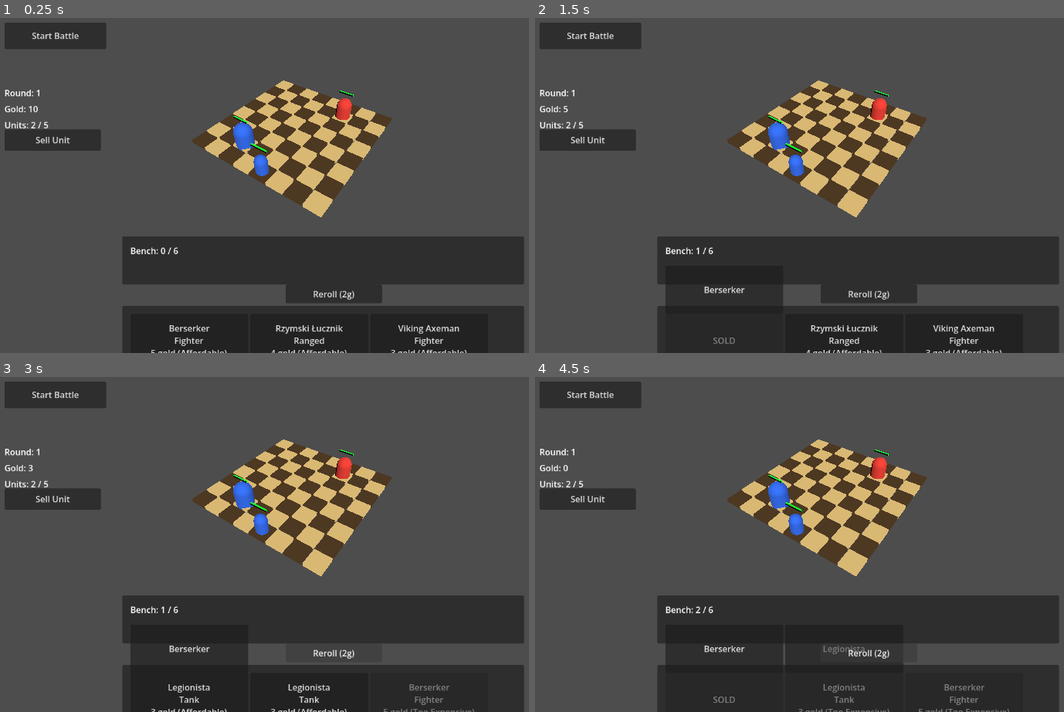
Above: before the commit, frames 1-4 (two rows, left to right).
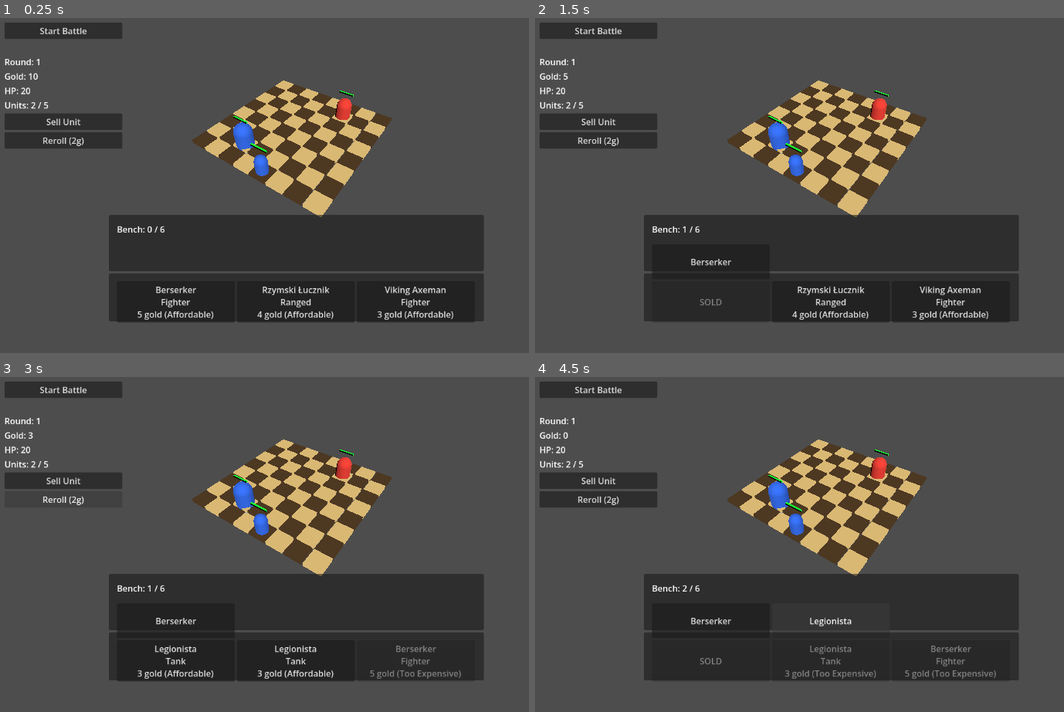
Above: after the commit, the same moments.

Repository: janmgryka-bit/warmarket
Game: Godot game, scene res://scenes/Main.tscn
Same seed, same stepped clock (60 frames per second), same inputs: the game is played once before the commit and once after it.
Inputs:
- Up to frame 1 (0.25 s): no input
- Up to frame 2 (1.5 s): click "Sell Unit" at 0.5 s; click "Berserker Fighter 5 gold (Aff…" at 1.25 s
- Up to frame 3 (3 s): click "Berserker" at 2 s; click "Reroll (2g)" at 2.75 s
- Up to frame 4 (4.5 s): click "Legionista Tank 3 gold (Affor…" at 3.5 s; click "Legionista" at 4.25 s

The runs differ from the first frame. In frame 1, 21% of the frame differs, in the area x 0-99%, y 1-100%; in frame 2, 19%; in frame 3, 20%; in frame 4, 19%.

Commit message:
Stabilize container-based UI layout

Diff:
--- a/godot_project/war-market/scenes/Main.tscn
+++ b/godot_project/war-market/scenes/Main.tscn
@@ -28,95 +28,92 @@
 
 [node name="UI" type="CanvasLayer" parent="." unique_id=390280858]
 
-[node name="StartBattleButton" type="Button" parent="UI" unique_id=1115291842]
+[node name="HudContainer" type="VBoxContainer" parent="UI" unique_id=390280859]
 offset_left = 30.0
 offset_top = 30.0
-offset_right = 220.0
-offset_bottom = 80.0
+offset_right = 250.0
+offset_bottom = 400.0
+custom_minimum_size = Vector2(220, 0)
+
+[node name="StartBattleButton" type="Button" parent="UI/HudContainer" unique_id=1115291842]
+layout_mode = 2
 text = "Start Battle"
 
-[node name="RoundResultLabel" type="Label" parent="UI" unique_id=1876565823]
-offset_left = 300.0
-offset_top = 30.0
-offset_right = 700.0
-offset_bottom = 110.0
+[node name="RoundResultLabel" type="Label" parent="UI/HudContainer" unique_id=1876565823]
+layout_mode = 2
+text = "Round Result"
 
-[node name="RoundLabel" type="Label" parent="UI" unique_id=1876565824]
-offset_left = 30.0
-offset_top = 150.0
-offset_right = 250.0
-offset_bottom = 180.0
+[node name="RoundLabel" type="Label" parent="UI/HudContainer" unique_id=1876565824]
+layout_mode = 2
 text = "Round: 1"
+
+[node name="GoldLabel" type="Label" parent="UI/HudContainer" unique_id=1612883263]
+layout_mode = 2
+text = "Gold: 10"
+
+[node name="PlayerHealthLabel" type="Label" parent="UI/HudContainer" unique_id=1612883266]
+layout_mode = 2
+text = "HP: 20"
+
+[node name="UnitCapLabel" type="Label" parent="UI/HudContainer" unique_id=1612883265]
+layout_mode = 2
+text = "Units: 0 / 5"
+
+[node name="SellUnitButton" type="Button" parent="UI/HudContainer" unique_id=1612883264]
+layout_mode = 2
+text = "Sell Unit"
+
+[node name="RerollButton" type="Button" parent="UI/HudContainer" unique_id=2048921484]
+layout_mode = 2
+text = "Reroll (2g)"
 
 [node name="RestartRoundButton" type="Button" parent="UI" unique_id=1092564637]
 offset_left = 30.0
-offset_top = 90.0
-offset_right = 210.0
-offset_bottom = 140.0
+offset_top = 95.0
+offset_right = 230.0
+offset_bottom = 145.0
 text = "Next Round"
 
-[node name="GoldLabel" type="Label" parent="UI" unique_id=1612883263]
-offset_left = 30.0
-offset_top = 180.0
-offset_right = 250.0
-offset_bottom = 210.0
-text = "Gold: 10"
+[node name="BottomContainer" type="VBoxContainer" parent="UI" unique_id=390280860]
+offset_left = 225.0
+offset_top = 390.0
+offset_right = 925.0
+offset_bottom = 640.0
+custom_minimum_size = Vector2(700, 250)
+separation = 10
 
-[node name="UnitCapLabel" type="Label" parent="UI" unique_id=1612883265]
-offset_left = 30.0
-offset_top = 210.0
-offset_right = 250.0
-offset_bottom = 240.0
-text = "Units: 0 / 5"
+[node name="BenchPanel" type="Panel" parent="UI/BottomContainer" unique_id=2100000001]
+layout_mode = 2
+custom_minimum_size = Vector2(0, 105)
 
-[node name="SellUnitButton" type="Button" parent="UI" unique_id=1612883264]
-offset_left = 30.0
-offset_top = 230.0
-offset_right = 210.0
-offset_bottom = 270.0
-text = "Sell Unit"
-
-[node name="BenchPanel" type="Panel" parent="UI" unique_id=2100000001]
-offset_left = 250.0
-offset_top = 430.0
-offset_right = 1000.0
-offset_bottom = 520.0
-
-[node name="BenchLabel" type="Label" parent="UI/BenchPanel" unique_id=2100000002]
+[node name="BenchLabel" type="Label" parent="UI/BottomContainer/BenchPanel" unique_id=2100000002]
 offset_left = 15.0
 offset_top = 15.0
-offset_right = 285.0
+offset_right = 305.0
 offset_bottom = 45.0
 text = "Bench: 0 / 6"
 
-[node name="BenchItems" type="HBoxContainer" parent="UI/BenchPanel" unique_id=2100000003]
+[node name="BenchItems" type="HBoxContainer" parent="UI/BottomContainer/BenchPanel" unique_id=2100000003]
 layout_mode = 0
 offset_left = 15.0
 offset_top = 55.0
 offset_right = 735.0
-offset_bottom = 115.0
+offset_bottom = 100.0
+separation = 10
 
-[node name="ShopPanel" type="Panel" parent="UI" unique_id=1612883262]
-offset_left = 250.0
-offset_top = 560.0
-offset_right = 1000.0
-offset_bottom = 690.0
+[node name="ShopPanel" type="Panel" parent="UI/BottomContainer" unique_id=1612883262]
+layout_mode = 2
+custom_minimum_size = Vector2(0, 90)
 
-[node name="ShopItems" type="HBoxContainer" parent="UI/ShopPanel" unique_id=2048921483]
+[node name="ShopItems" type="HBoxContainer" parent="UI/BottomContainer/ShopPanel" unique_id=2048921483]
 layout_mode = 0
 offset_left = 15.0
 offset_top = 15.0
-offset_right = 735.0
-offset_bottom = 115.0
+offset_right = 685.0
+offset_bottom = 80.0
+separation = 10
 
-[node name="RerollButton" type="Button" parent="UI" unique_id=2048921484]
-offset_left = 555.0
-offset_top = 520.0
-offset_right = 735.0
-offset_bottom = 555.0
-text = "Reroll (2g)"
-
-[connection signal="pressed" from="UI/StartBattleButton" to="." method="_on_start_battle_button_pressed"]
+[connection signal="pressed" from="UI/HudContainer/StartBattleButton" to="." method="_on_start_battle_button_pressed"]
 [connection signal="pressed" from="UI/RestartRoundButton" to="." method="_on_restart_round_button_pressed"]
-[connection signal="pressed" from="UI/RerollButton" to="." method="_on_reroll_button_pressed"]
-[connection signal="pressed" from="UI/SellUnitButton" to="." method="_on_sell_unit_button_pressed"]
+[connection signal="pressed" from="UI/HudContainer/RerollButton" to="." method="_on_reroll_button_pressed"]
+[connection signal="pressed" from="UI/HudContainer/SellUnitButton" to="." method="_on_sell_unit_button_pressed"]
--- a/godot_project/war-market/scripts/game.gd
+++ b/godot_project/war-market/scripts/game.gd
@@ -3,17 +3,18 @@
 # References
 @onready var board: Node3D = $Board
 @onready var units_container: Node3D = $Units
-@onready var start_button: Button = $UI/StartBattleButton
+@onready var start_button: Button = $UI/HudContainer/StartBattleButton
 @onready var restart_button: Button = $UI/RestartRoundButton
-@onready var round_result_label: Label = $UI/RoundResultLabel
-@onready var shop_items: HBoxContainer = $UI/ShopPanel/ShopItems
-@onready var gold_label: Label = $UI/GoldLabel
-@onready var round_label: Label = $UI/RoundLabel
-@onready var reroll_button: Button = $UI/RerollButton
-@onready var sell_unit_button: Button = $UI/SellUnitButton
-@onready var unit_cap_label: Label = $UI/UnitCapLabel
-@onready var bench_label: Label = $UI/BenchPanel/BenchLabel
-@onready var bench_items: HBoxContainer = $UI/BenchPanel/BenchItems
+@onready var round_result_label: Label = $UI/HudContainer/RoundResultLabel
+@onready var shop_items: HBoxContainer = $UI/BottomContainer/ShopPanel/ShopItems
+@onready var gold_label: Label = $UI/HudContainer/GoldLabel
+@onready var round_label: Label = $UI/HudContainer/RoundLabel
+@onready var reroll_button: Button = $UI/HudContainer/RerollButton
+@onready var sell_unit_button: Button = $UI/HudContainer/SellUnitButton
+@onready var unit_cap_label: Label = $UI/HudContainer/UnitCapLabel
+@onready var player_health_label: Label = $UI/HudContainer/PlayerHealthLabel
+@onready var bench_label: Label = $UI/BottomContainer/BenchPanel/BenchLabel
+@onready var bench_items: HBoxContainer = $UI/BottomContainer/BenchPanel/BenchItems
 
 # Resources
 var unit_scene: PackedScene = preload("res://units/Unit.tscn")
@@ -50,6 +51,10 @@
 var draw_bonus_gold: int = 1
 var max_player_units: int = 5
 var player_gold: int = starting_gold
+var starting_player_health: int = 20
+var player_health: int = starting_player_health
+var loss_damage: int = 4
+var game_over: bool = false
 var shop_unit_ids: Array[String] = [
 	"roman_legionary",
 	"roman_archer",
@@ -91,6 +96,7 @@
 	restart_button.visible = false
 
 	update_gold_label()
+	update_player_health_label()
 	spawn_test_units()
 	roll_shop_offers()
 	populate_shop()
@@ -300,6 +306,9 @@
 # Battle
 func _on_start_battle_button_pressed() -> void:
 	print("BUTTON CLICKED")
+	if game_over:
+		print("Cannot start battle after game over")
+		return
 	start_battle()
 
 func start_battle() -> void:
@@ -320,7 +329,7 @@
 		unit.start_battle()
 
 func is_preparation_phase() -> bool:
-	return not battle_started and not round_ended
+	return not battle_started and not round_ended and not game_over
 
 func check_round_end() -> void:
 	var player_alive := false
@@ -359,6 +368,13 @@
 	round_result_label.text = result_text
 	restart_button.visible = true
 
+	if result_text == "ENEMY WINS":
+		player_health = max(player_health - loss_damage, 0)
+		update_player_health_label()
+		print("PLAYER TAKES ", loss_damage, " DAMAGE. HP: ", player_health)
+		if player_health <= 0:
+			trigger_game_over()
+
 	var units := get_tree().get_nodes_in_group("units")
 	for unit in units:
 		if is_instance_valid(unit):
@@ -369,6 +385,9 @@
 	restart_round()
 
 func restart_round() -> void:
+	if game_over:
+		print("Cannot restart round after game over")
+		return
 	clear_units()
 
 	battle_started = false
@@ -416,6 +435,24 @@
 	for child in units_container.get_children():
 		child.queue_free()
 
+func update_player_health_label() -> void:
+	player_health_label.text = "HP: %d" % player_health
+
+func trigger_game_over() -> void:
+	game_over = true
+	battle_started = false
+	round_ended = true
+	round_result_label.text = "GAME OVER"
+	restart_button.visible = true
+	clear_all_selection()
+
+	var units := get_tree().get_nodes_in_group("units")
+	for unit in units:
+		if is_instance_valid(unit):
+			unit.stop_battle()
+
+	print("GAME OVER")
+
 # Shop
 func populate_shop() -> void:
 	clear_shop()
@@ -428,7 +465,7 @@
 			continue
 
 		var card := Button.new()
-		card.custom_minimum_size = Vector2(220, 90)
+		card.custom_minimum_size = Vector2(220, 65)
 
 		if i in sold_shop_offer_indices:
 			card.text = "SOLD"
@@ -462,6 +499,9 @@
 		return
 
 	var cost = data["base_price"]
+	if offer_index in sold_shop_offer_indices:
+		print("Shop slot ", offer_index, " is already sold")
+		return
 	if player_gold < cost:
 		print("Cannot afford ", data["name"], ". Need ", cost, " gold, have ", player_gold)
 		return
@@ -581,7 +621,7 @@
 		var unit_id = entry.get("unit_id", "")
 		var data: Dictionary = unit_database.get_unit_data(unit_id)
 		var button = Button.new()
-		button.custom_minimum_size = Vector2(220, 90)
+		button.custom_minimum_size = Vector2(220, 65)
 		button.text = data.get("name", unit_id)
 		button.pressed.connect(_on_bench_unit_pressed.bind(i))
 		bench_items.add_child(button)
